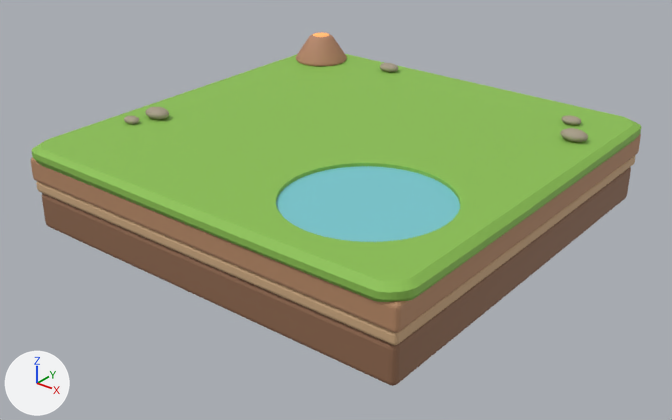
One commit to the glTF model public/models/island_jurassic.glb: the scene before it, then after it.
Rendered twice from a camera (50 mm lens) standing at (24.1, -30.9, 15.1) and looking at (0.3, -1.1, -3.4). Lighting does not change. The marker at lower left points along +X, +Y and +Z. The older version comes first. Where no turn or scale is listed for an object, it has been applied to the vertices. Vertices at exactly the same position are counted once.

In view in the first picture: 'Deco', 'Ground', 'Soil', 'Water'.
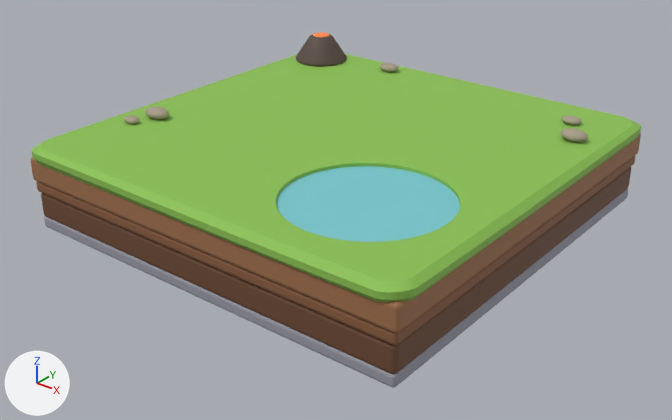
The edits, one by one:
Material 'Volcano terracotta' (mat_volcano_terracotta) changes colour from brown #b78569 to brown #5b4a44; in linear values from (0.474, 0.235, 0.141) to (0.105, 0.0685, 0.0578).
Material 'Clay stripe' (mat_clay_stripe) changes colour from brown #cfab83 to brown #8a5d3f; in linear values from (0.624, 0.407, 0.227) to (0.254, 0.109, 0.0497).
Material 'Warm soil' (mat_warm_soil) changes colour from brown #b98b68 to brown #a0704c; in linear values from (0.485, 0.258, 0.138) to (0.352, 0.162, 0.0723).
Material 'Deep soil' (mat_deep_soil) changes colour from brown #90694f to brown #6e4a33; in linear values from (0.279, 0.141, 0.0782) to (0.156, 0.0685, 0.0331).
Material 'Rock base' (mat_rock_base) is new.
Its base color is (0.323, 0.323, 0.381) (grey #9a9aa6).
Its roughness is 0.7.
me_cube_001 is used by ob_soil; location (0.0, 0.0, 0.0).
me_cube_001 had 288 vertices, 564 faces and spanned x -9.9..9.9, y -9.9..9.9, z -4.0..-0.5.
me_cube_001 now has 384 vertices, 752 faces and spans x -9.9..9.9, y -9.9..9.9, z -4.0..-0.5.
me_cube_001 part 1: the loose piece of 96 vertices spanning x -9.8..9.8, y -9.8..9.8, z -2.2..-1.6 is copied, and the copy is moved by (0.0, 0.0, -1.8), in mat_rock_base (grey #9a9aa6); it spans x -9.7..9.7, y -9.7..9.7, z -4.0..-3.4.
Part 2, on me_cube_001:
12 vertices in x -9.6..9.6, y -9.6..9.6, z -3.9 move by (0.0, 0.0, 0.5).
8 vertices in x -9.7..9.7, y -9.7..9.7, z -3.7 move by (0.0, 0.0, 0.4).
6 vertices in x -9.4, y -9.7..9.7, z -4.0..-3.8 move by (-0.1, 0.0, 0.5).
6 vertices in x -9.7..9.7, y -9.4, z -4.0..-3.8 move by (0.0, -0.1, 0.5).
6 vertices in x -9.7..9.7, y 9.4, z -4.0..-3.8 move by (0.0, 0.1, 0.5).
6 vertices in x 9.4, y -9.7..9.7, z -4.0..-3.8 move by (0.1, 0.0, 0.5).
4 vertices move from x -9.4..9.4, y -9.4..9.4, z -4.0 to x -9.5..9.5, y -9.5..9.5, z -3.5.
me_cube_001 gains material mat_rock_base (grey #9a9aa6).

Changed parts and their boxes (x1, y1, x2, y2) in the pictures (672 x 420 px; the box of a moved part takes in the faces that stretch with it):
'Soil', recoloured, reshaped
    before: (31, 133, 641, 386)
    after: (31, 133, 641, 388)
'Deco', recoloured (darker)
    both: (296, 32, 347, 66)
part 1 of me_cube_001, added
    after: (44, 189, 628, 388)
part 2 of me_cube_001, moved or reshaped
    before: (42, 171, 631, 386)
    after: (41, 170, 631, 374)
